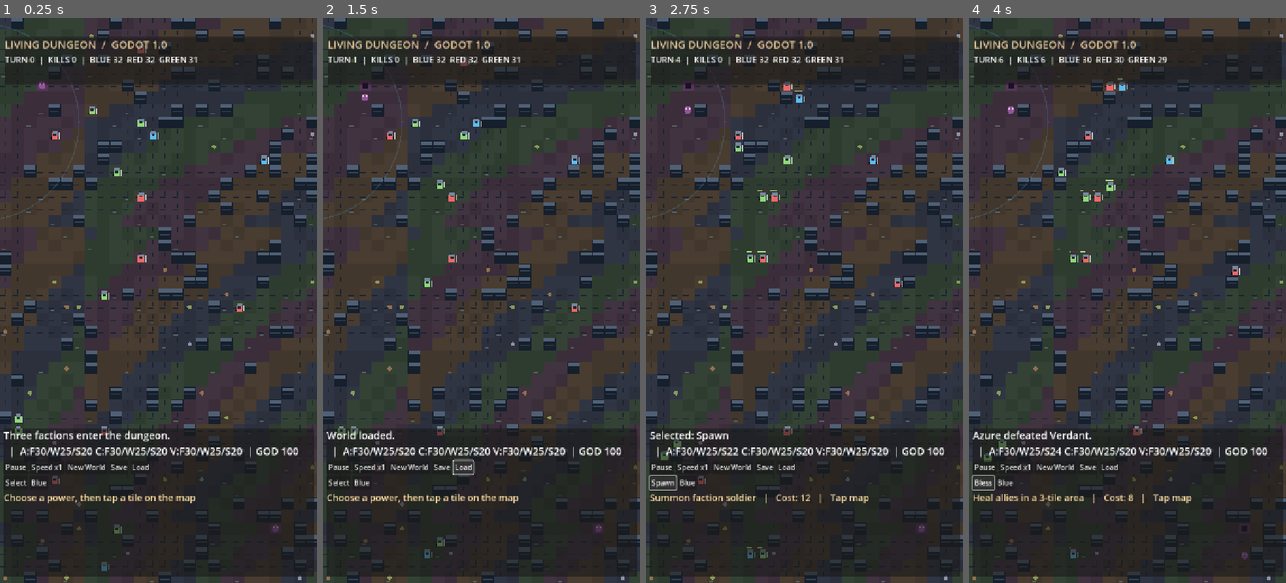
Above: before the commit, frames 1-4 (left to right).
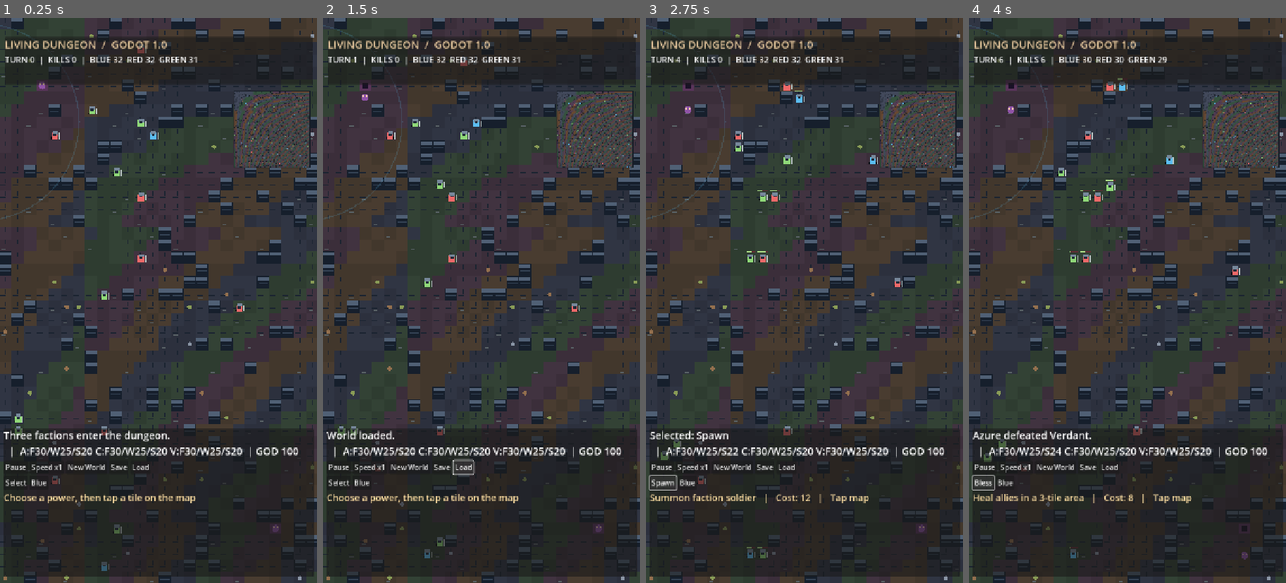
Above: after the commit, the same moments.

Repository: Garchita098/Akudama-Builder
Game: Godot game, scene res://Main.tscn
Two runs of this game, one before a commit and one after it. Both use one fixed random seed, a clock stepped at 60 frames per second and the inputs below.
Inputs:
- Up to frame 1 (0.25 s): no input
- Up to frame 2 (1.5 s): click "Save" at 0.5 s; click "Load" at 1.25 s
- Up to frame 3 (2.75 s): click "Select" at 2 s
- Up to frame 4 (4 s): click "Spawn" at 2.75 s; click "Monster" at 3.5 s

The runs differ from the first frame. In frame 1, 2.1% of the frame differs, in the area x 73-98%, y 12-27%; in frame 2, 2.1%; in frame 3, 2.1%; in frame 4, 2.1%.

Commit message:
Add lightweight faction minimap to expanded Godot world

Diff:
--- a/projects/dungeon_godot/world.gd
+++ b/projects/dungeon_godot/world.gd
@@ -11,6 +11,10 @@
 const EQUIPMENT := ["Rusty sword","Iron spear","Leather armor","Hunter bow","Steel blade"]
 var terrain: Array = []
 var biomes: Array = []
+var minimap: TextureRect
+var minimap_img: Image
+var minimap_tex: ImageTexture
+var minimap_turn := 0
 var fighters: Array = []
 var settlements: Array = []
 var resource_nodes: Array = []
@@ -70,6 +74,19 @@
     status = Label.new()
     status.add_theme_font_size_override("font_size", 19)
     headbox.add_child(status)
+    var map_border := PanelContainer.new()
+    map_border.position = Vector2(530,165)
+    map_border.size = Vector2(174,174)
+    overlay.add_child(map_border)
+    minimap = TextureRect.new()
+    minimap.custom_minimum_size = Vector2(166,166)
+    minimap.expand_mode = TextureRect.EXPAND_IGNORE_SIZE
+    minimap.stretch_mode = TextureRect.STRETCH_SCALE
+    minimap.mouse_filter = Control.MOUSE_FILTER_IGNORE
+    map_border.add_child(minimap)
+    minimap_img = Image.create(GRID.x,GRID.y,false,Image.FORMAT_RGBA8)
+    minimap_tex = ImageTexture.create_from_image(minimap_img)
+    minimap.texture = minimap_tex
     var bottom := PanelContainer.new()
     bottom.position = Vector2(8, 930)
     bottom.size = Vector2(704, 335)
@@ -173,6 +190,7 @@
                 fighters.append(make_person(pos,i % 3,i,1 if i % 4 == 0 else 0))
                 break
     events = "Three factions enter the dungeon."
+    update_minimap()
     selected = -1
     refresh()
     queue_redraw()
@@ -509,7 +527,27 @@
                 fighters.append(make_person(spawn,team,next_unit_id,1 if population % 4 == 0 else 0))
                 next_unit_id += 1
 
+func update_minimap() -> void:
+    if minimap_img == null or terrain.size() != GRID.y:
+        return
+    var shades := [Color("#42495b"),Color("#35523e"),Color("#503c53"),Color("#674831")]
+    for y in range(GRID.y):
+        for x in range(GRID.x):
+            var color: Color = Color("#171d27") if terrain[y][x] == 1 else shades[int(biomes[y][x])]
+            minimap_img.set_pixel(x,y,color)
+    for b in settlements:
+        var bp: Vector2i = b.p
+        minimap_img.set_pixel(bp.x,bp.y,FACTIONS[int(b.team)])
+    for f in fighters:
+        var fp: Vector2i = f.p
+        if fp.x >= 0 and fp.x < GRID.x and fp.y >= 0 and fp.y < GRID.y:
+            minimap_img.set_pixel(fp.x,fp.y,FACTIONS[int(f.team)])
+    minimap_tex.update(minimap_img)
+
 func refresh() -> void:
+    minimap_turn += 1
+    if minimap_turn % 5 == 0:
+        update_minimap()
     if status == null:
         return
     var counts := [0,0,0]
@@ -791,6 +829,7 @@
     seed_value = int(data.seed)
     selected = -1
     events = "World loaded."
+    update_minimap()
     refresh()
 
 func _unhandled_input(event: InputEvent) -> void:
